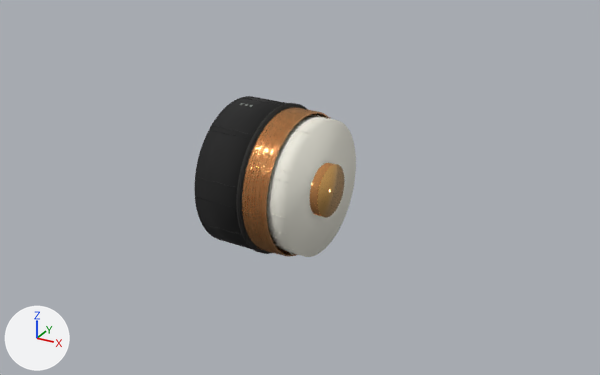
The glTF model public/models/rf-hca158-macro.glb: old version first, new version second.
One viewpoint serves both versions: a camera (50 mm lens) standing at (22.8, -39.6, 19.5) and looking at (0.8, 0.5, -0.5). Arrows for +X, +Y and +Z are at lower left; the lights stay in place. The first picture is the older version. Where no turn or scale is listed for an object, it has been applied to the vertices. Vertices at exactly the same position are counted once.

Objects in the first picture: 'annular corrugated solid shield', 'hardline jacket cut wall', 'macro foam dielectric exposed core', 'macro hardline jacket body', 'polished conductor cut face glow', 'polished solid center conductor' and 2 more.
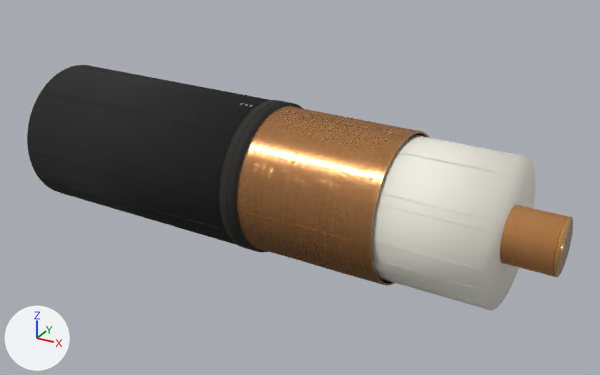
What the commit changed:
me_annular_corrugated_solid_shield_mesh is used by ob_annular_corrugated_solid_shield; location (0.0, 0.0, 0.0).
me_annular_corrugated_solid_shield_mesh had 12416 vertices, 24576 faces and spanned x -0.45..1.71, y -4.4..4.35, z -4.34..4.34.
me_annular_corrugated_solid_shield_mesh now has 45312 vertices, 90368 faces and spans x -1.54..8.08, y -4.68..4.4, z -4.34..4.34.
me_annular_corrugated_solid_shield_mesh part 1: 78 vertices moved within x -0.38..1.59, y -4.38..4.26, z -4.34..4.32; 12328 vertices removed from x -0.45..1.71, y -4.4..4.35, z -4.34..4.34; 45224 vertices added at x -1.54..8.08, y -4.68..4.4, z -4.34..4.34.
me_cylinder_001 is used by ob_hardline_jacket_cut_wall; location (-0.18, 0.01, 0.0).
me_cylinder_001 had 256 vertices, 508 faces and spanned x -0.3..0.3, y -4.55..4.55, z -4.55..4.55.
me_cylinder_001 now has 256 vertices, 508 faces and spans x -0.72..0.72, y -4.57..4.57, z -4.55..4.55.
me_cylinder_001 part 2: the whole mesh is multiplied about its middle by the matrix ((5.192, -0.183, 0.0), (-0.183, 1.008, 0.0), (0.0, 0.0, 1.0)).
me_cylinder_002 is used by ob_macro_foam_dielectric_exposed_core; location (1.88, -0.08, 0.0).
me_cylinder_002 had 256 vertices, 508 faces and spanned x -0.95..0.95, y -4.08..4.08, z -4.05..4.05.
me_cylinder_002 now has 256 vertices, 508 faces and spans x -4.18..4.18, y -4.22..4.22, z -4.05..4.05.
me_cylinder_002 part 3: the whole mesh is multiplied about its middle by the matrix ((5.192, -0.183, 0.0), (-0.183, 1.008, 0.0), (0.0, 0.0, 1.0)).
me_cylinder is used by ob_macro_hardline_jacket_body; location (-1.72, 0.08, 0.0).
me_cylinder had 256 vertices, 508 faces and spanned x -1.72..1.72, y -4.56..4.56, z -4.5..4.5.
me_cylinder now has 256 vertices, 508 faces and spans x -8.12..8.12, y -4.84..4.84, z -4.5..4.5.
me_cylinder part 4: the whole mesh is multiplied about its middle by the matrix ((5.192, -0.183, 0.0), (-0.183, 1.008, 0.0), (0.0, 0.0, 1.0)).
me_cylinder_003 is used by ob_polished_solid_center_conductor; location (1.65, -0.07, 0.0).
me_cylinder_003 had 256 vertices, 508 faces and spanned x -1.6..1.6, y -1.62..1.62, z -1.56..1.56.
me_cylinder_003 now has 256 vertices, 508 faces and spans x -8.02..8.02, y -1.9..1.9, z -1.56..1.56.
me_cylinder_003 part 5: the whole mesh is multiplied about its middle by the matrix ((5.192, -0.183, 0.0), (-0.183, 1.008, 0.0), (0.0, 0.0, 1.0)).
Object 'hardline jacket cut wall' (ob_hardline_jacket_cut_wall) moves from (-0.18, 0.01, 0.0) to (-0.94, 0.04, 0.0).
Object 'macro foam dielectric exposed core' (ob_macro_foam_dielectric_exposed_core) moves from (1.88, -0.08, 0.0) to (9.77, -0.43, 0.0).
Object 'macro hardline jacket body' (ob_macro_hardline_jacket_body) moves from (-1.72, 0.08, 0.0) to (-8.94, 0.39, 0.0).
Object 'polished conductor cut face glow' (ob_polished_conductor_cut_face_glow) moves from (3.18, -0.14, 0.0) to (16.52, -0.72, 0.0).
Object 'polished solid center conductor' (ob_polished_solid_center_conductor) moves from (1.65, -0.07, 0.0) to (8.57, -0.37, 0.0).

What differs and where, as boxes [x1, y1, x2, y2] in the pictures (600 x 375 px):
'macro hardline jacket body', reshaped, moved
    before: [194, 96, 287, 249]
    after: [27, 65, 269, 245]
'macro foam dielectric exposed core', reshaped, moved
    before: [267, 116, 356, 257]
    after: [371, 135, 535, 310]
'annular corrugated solid shield', reshaped (120% wider, 20% taller)
    before: [242, 107, 329, 257]
    after: [237, 106, 430, 286]
'polished solid center conductor', reshaped, moved
    before: [310, 163, 334, 217]
    after: [500, 205, 569, 277]
'hardline jacket cut wall', reshaped, moved (16% wider)
    before: [236, 103, 308, 254]
    after: [219, 100, 303, 252]
'polished conductor cut face glow', moved
    before: [317, 164, 344, 218]
    after: [554, 217, 573, 278]
